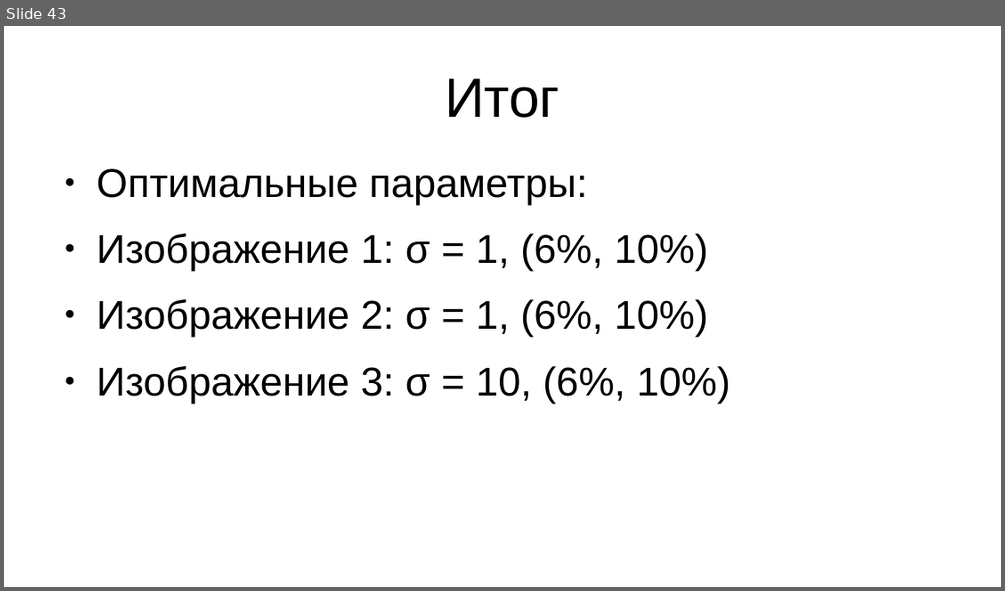
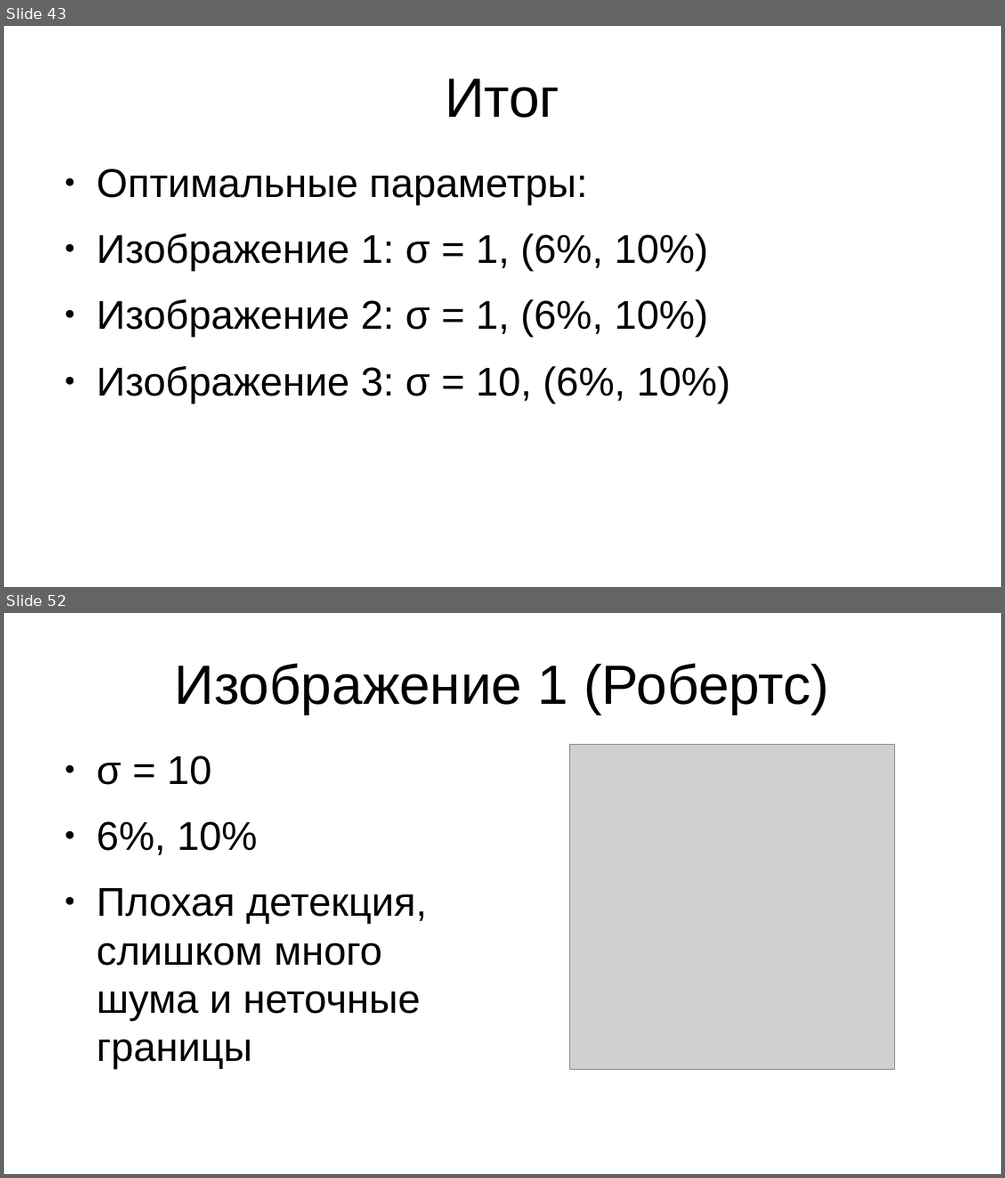
Before and after one commit to AlexeyVorobyev/media-moment-iz-second, a slide deck: report/pres.odp. Shown one above the other, each under a label of ours: slide 43 before the commit, slides 43 and 52 after it; the slides between them are not shown. The pictures are 1005x591 and 1005x1178 pixels, drawn with LibreOffice and Linux fonts; fonts in the diff are those of the drawing; grey boxes stand for pictures. Boxes give left, top, right and bottom in pixels: in the first picture for what was removed or moved away, otherwise in the second. Text is boxed around its words. In the diff, an @@ line names an element or a change of style, - is before the commit and + after.

Commit message:
Презентация: добавлено тестирование Оператора Робертса

```diff
--- a/report/pres.odp
+++ b/report/pres.odp
@@ slide 52 added at (x1=4, y1=613, x2=1001, y2=1174), background #FFFFFF @@
@@ title added at (x1=175, y1=663, x2=829, y2=714), 44 pt, text #000000 @@
+Изображение 1 (Робертс)
@@ picture added at (x1=570, y1=744, x2=896, y2=1070) @@
@@ text added at (x1=97, y1=755, x2=427, y2=1069), 32 pt, text #000000 @@
+● σ = 10
+● 6%, 10%
+● Плохая детекция, слишком много шума и неточные границы
```
Also in this commit, not shown: 27 slides changed, 28 other slides added.
